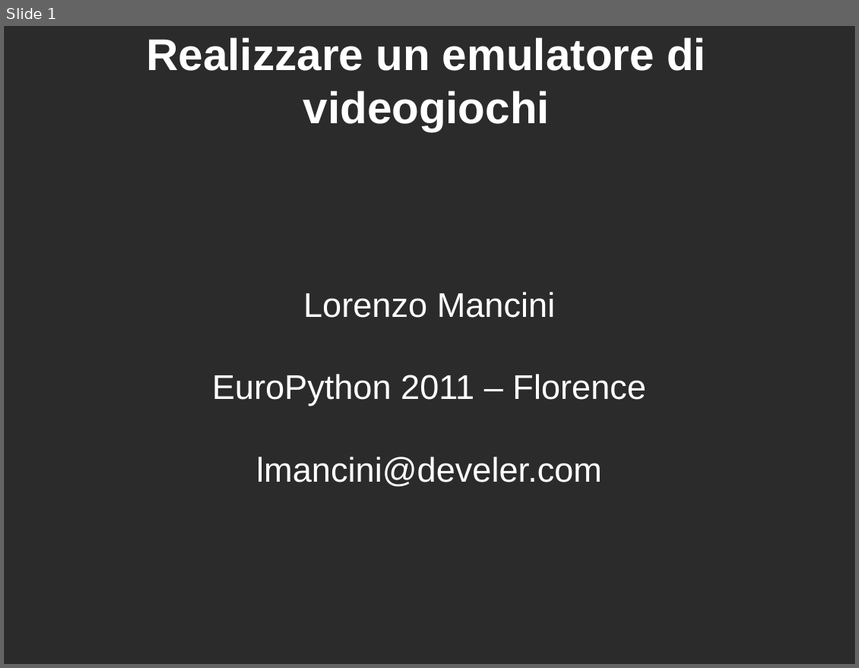
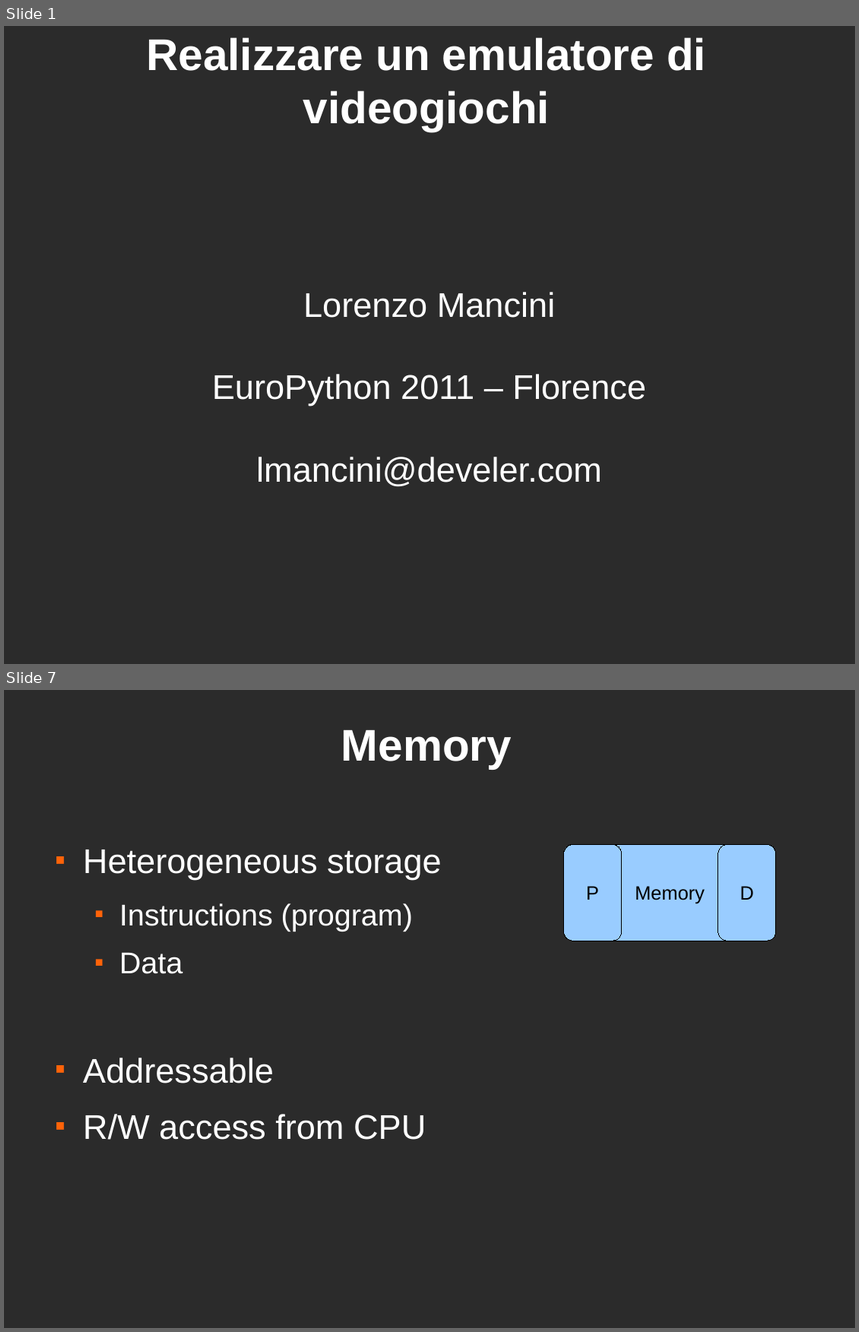
Before and after one commit to lmancini/py8, a slide deck: ep2011/emulatore.odp. Shown one above the other, each under a label of ours: slide 1 before the commit, slides 1 and 7 after it; the slides between them are not shown. The pictures are 859x668 and 859x1332 pixels, drawn with LibreOffice and Linux fonts; fonts in the diff are those of the drawing; background and template pictures are left out; a plain dark background stands for a picture behind light text. Boxes give left, top, right and bottom in pixels: in the first picture for what was removed or moved away, otherwise in the second. Text is boxed around its words. In the diff, an @@ line names an element or a change of style, - is before the commit and + after.

```diff
--- a/ep2011/emulatore.odp
+++ b/ep2011/emulatore.odp
@@ slide 7 added at box(4, 690, 855, 1328), background picture (left out) @@
@@ title added at box(341, 730, 512, 769), 41.4 pt, text #FFFFFF, bold @@
+Memory
@@ rounded rectangle added at box(564, 844, 776, 941), fill #99CCFF, outline #000000 0 pt, 18 pt, text #000000 @@
+Memory
@@ freeform shape added at box(564, 844, 622, 941), fill #99CCFF, outline #000000 0 pt, 18 pt, text #000000 @@
+P
@@ freeform shape added at box(718, 844, 776, 941), fill #99CCFF, outline #000000 0 pt, 18 pt, text #000000 @@
+D
@@ text added at box(83, 850, 442, 1140), 32 pt, text #FFFFFF @@
+■ Heterogeneous storage
+  ■ Instructions (program)
+  ■ Data
+■ Addressable
+■ R/W access from CPU
```
Also in this commit, not shown: 2 slides changed, 11 other slides added, 1 slide removed.
